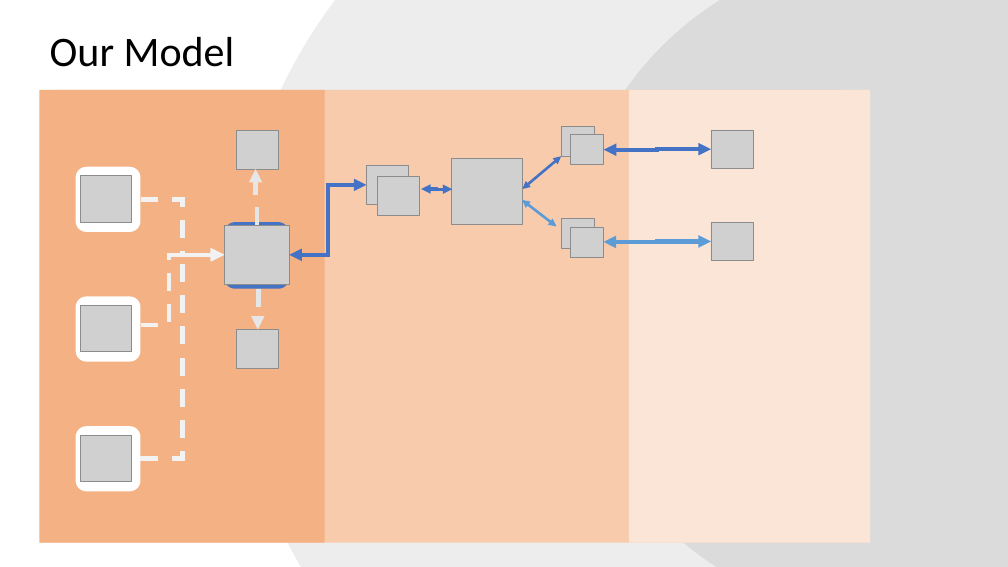
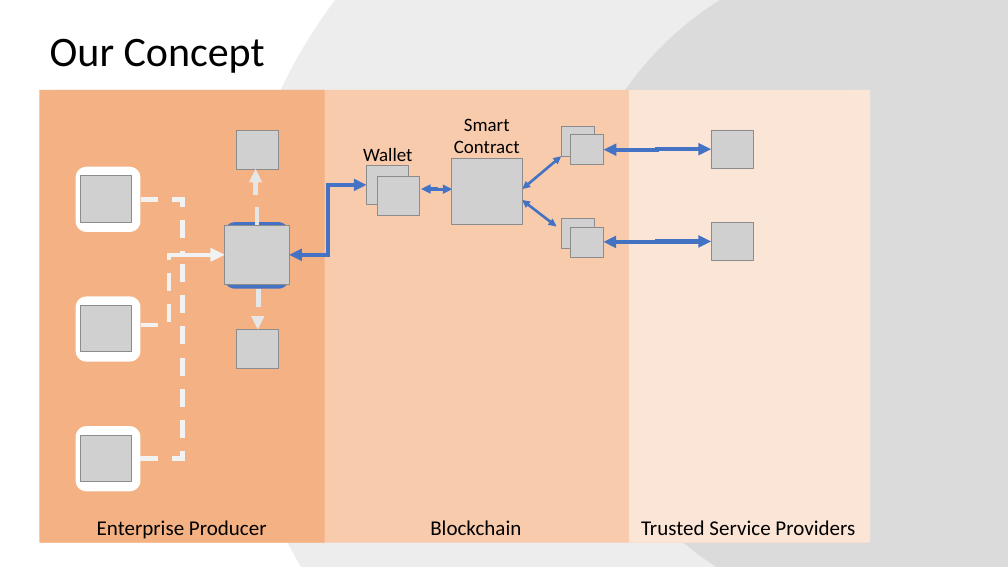
Before and after one commit to JuanPedroGHM/ChainReaction, a slide deck: slide 4 of chainreaction_pitch_2018_02_03_18-00-00.pptx (slide 3 before the commit). Drawn at 1008x567 pixels with LibreOffice and Linux fonts; fonts in the diff are those of the drawing; grey boxes stand for pictures; background and template pictures are left out. Boxes give left, top, right and bottom in pixels: in the first picture for what was removed or moved away, otherwise in the second. Text is boxed around its words. In the diff, an @@ line names an element or a change of style, - is before the commit and + after.

```diff
--- a/chainreaction_pitch_2018_02_03_18-00-00.pptx
+++ b/chainreaction_pitch_2018_02_03_18-00-00.pptx
@@ text at bbox=[50, 38, 265, 73]: text changed @@
-Our Model
+Our Concept
@@ text added at bbox=[454, 118, 520, 159], 18 pt, text #000000 @@
+Smart
+Contract
@@ text added at bbox=[363, 148, 412, 167], 18 pt, text #000000 @@
+Wallet
@@ double arrow (523, 200) - (557, 227): stroke #5B9BD6 2.5 pt to #4372C3 2.5 pt @@
@@ elbow double arrow (603, 242) - (712, 241): stroke #5B9BD6 4 pt to #4372C3 4 pt @@
@@ text added at bbox=[97, 520, 267, 539], 20 pt, text #000000 @@
+Enterprise Producer
@@ text added at bbox=[430, 520, 521, 535], 20 pt, text #000000 @@
+Blockchain
@@ text added at bbox=[641, 520, 855, 535], 20 pt, text #000000 @@
+Trusted Service Providers
```
Also in this commit, not shown: 4 other slides changed, 5 slides added, 4 slides removed.
